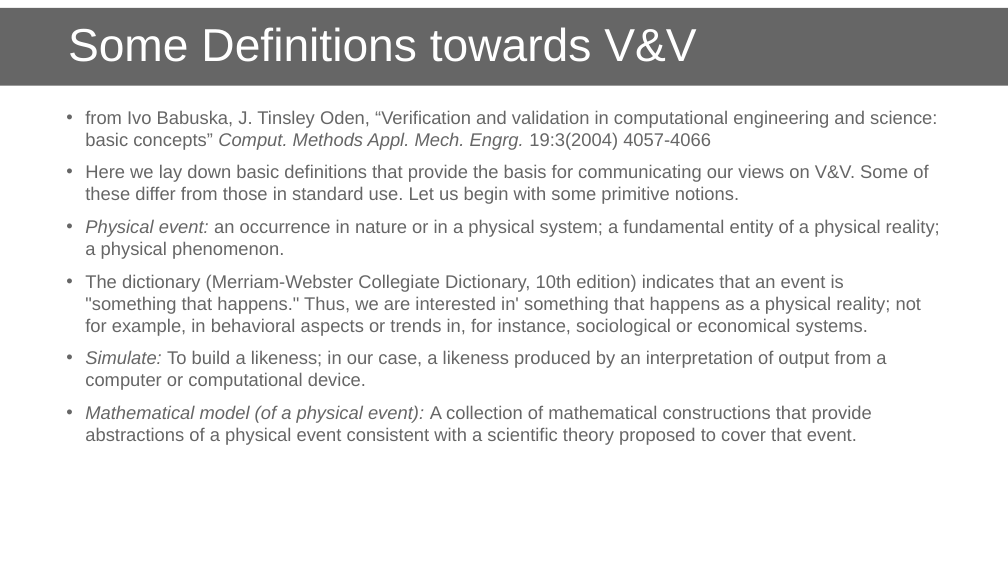
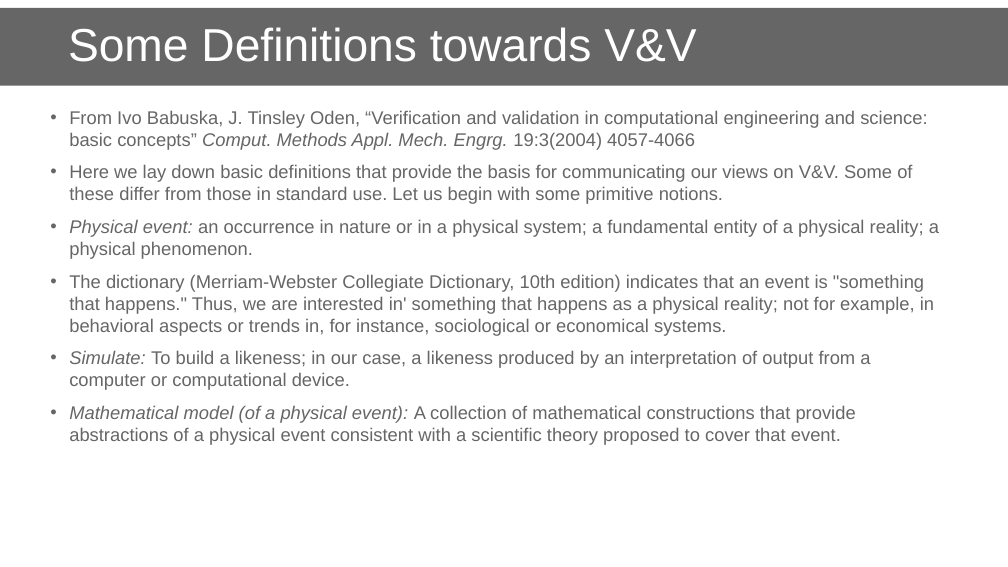
Before and after one commit to danielskatz/repro-fdtd1d, a slide deck: slide 6 of comp-repro.pptx. Drawn at 1008x567 pixels with LibreOffice and Linux fonts; fonts in the diff are those of the drawing; background and template pictures are left out. Boxes give left, top, right and bottom in pixels: in the first picture for what was removed or moved away, otherwise in the second. Text is boxed around its words. In the diff, an @@ line names an element or a change of style, - is before the commit and + after.

Commit message:
update slides

```diff
--- a/comp-repro.pptx
+++ b/comp-repro.pptx
@@ text "From Ivo Babuska, J. Tinsley ...": place and size @@
-text "From Ivo Babuska, J. Tinsley ..." at (85,110,940,445)
+text "From Ivo Babuska, J. Tinsley ..." at (69,110,939,445)
@@ text at (69,110,927,150): text changed @@
-• from Ivo Babuska, J. Tinsley Oden, “Verification and validation in computational engineering and science: basic concepts” Comput. Methods Appl. Mech. Engrg. 19:3(2004) 4057-4066
+• From Ivo Babuska, J. Tinsley Oden, “Verification and validation in computational engineering and science: basic concepts” Comput. Methods Appl. Mech. Engrg. 19:3(2004) 4057-4066
```
Also in this commit, not shown: 2 other slides changed, 2 slides added, 1 slide removed.
